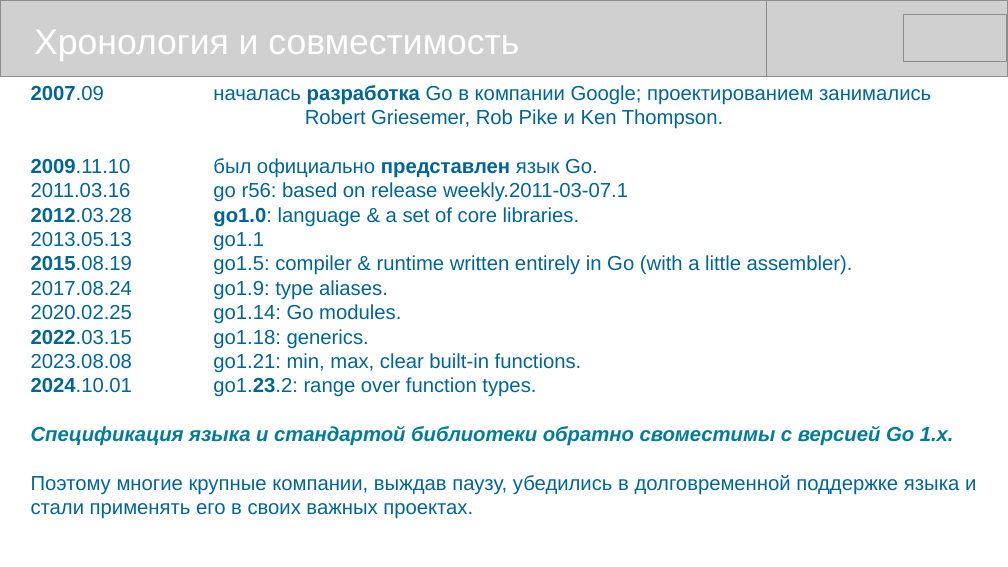
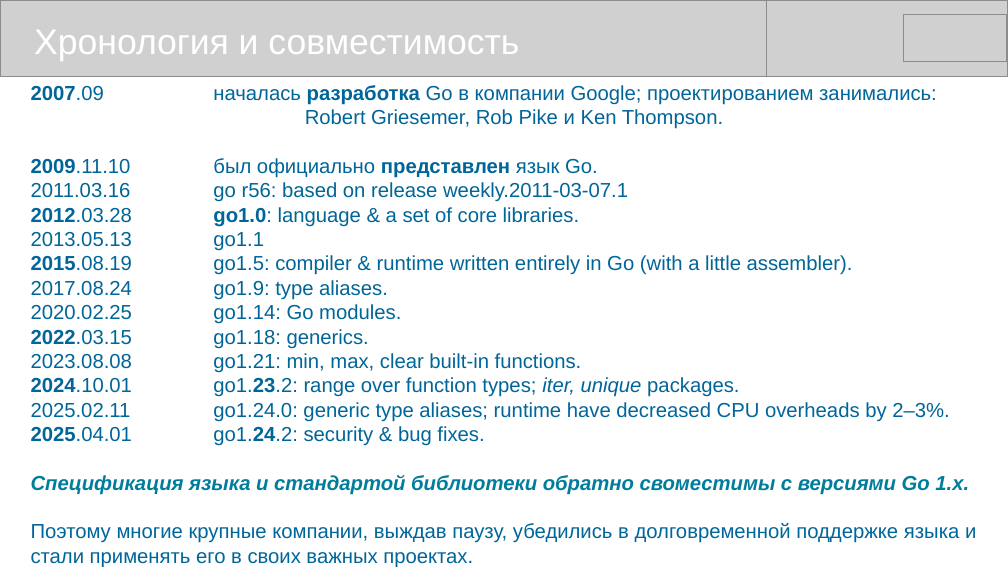
Before and after one commit to mike-shock/Go_language, a slide deck: slide 4 of Go_Review.odp. Drawn at 1008x567 pixels with LibreOffice and Linux fonts; fonts in the diff are those of the drawing; grey boxes stand for pictures. Boxes give left, top, right and bottom in pixels: in the first picture for what was removed or moved away, otherwise in the second. Text is boxed around its words. In the diff, an @@ line names an element or a change of style, - is before the commit and + after.

```diff
--- a/Go_Review.odp
+++ b/Go_Review.odp
@@ text at (31,85,937,105): text changed @@
-2007.09 началась разработка Go в компании Google; проектированием занимались
+2007.09 началась разработка Go в компании Google; проектированием занимались:
@@ text at (31,377,969,495): text changed; text colour #007D9C to #006699; bold off; italic off @@
-2024.10.01 go1.23.2: range over function types.
-Спецификация языка и стандартой библиотеки обратно своместимы с версией Go 1.x.
+2024.10.01 go1.23.2: range over function types; iter, unique packages.
+2025.02.11 go1.24.0: generic type aliases; runtime have decreased CPU overheads by 2–3%.
+2025.04.01 go1.24.2: security & bug fixes.
+Спецификация языка и стандартой библиотеки обратно своместимы с версиями Go 1.x.
```
Also in this commit, not shown: 10 other slides changed, 1 other file.
